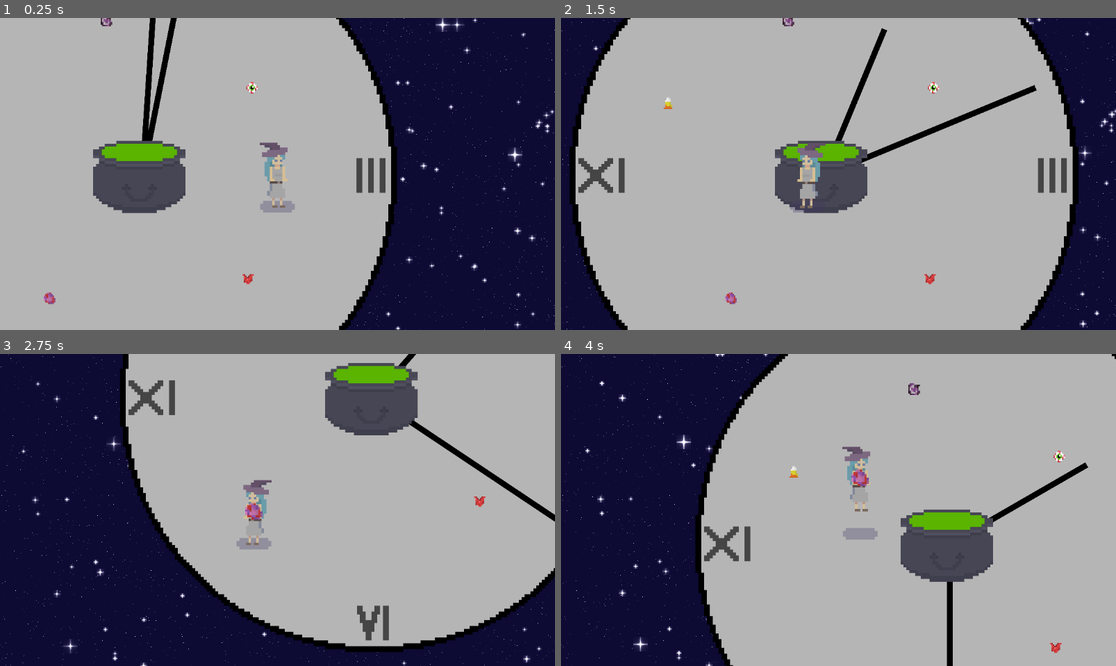
Above: before the commit, frames 1-4 (two rows, left to right).
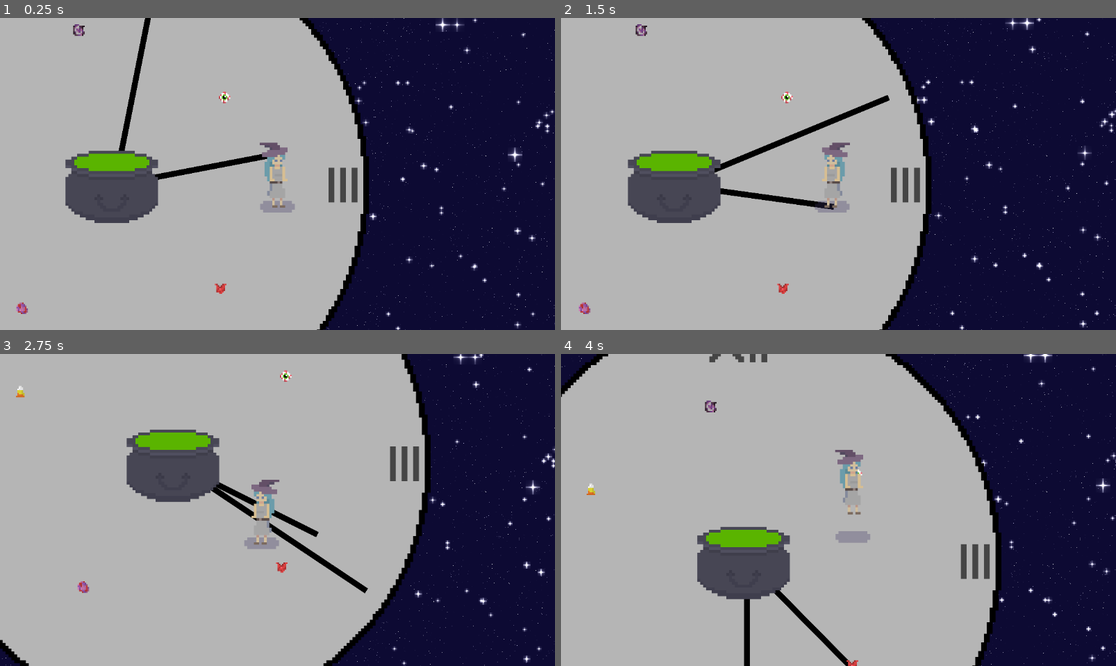
Above: after the commit, the same moments.

Repository: arrowira/miniJam189
Game: Godot game, scene res://Scenes/main.tscn
Same seed, same stepped clock (60 frames per second), same inputs: the game is played once before the commit and once after it.
Inputs:
- Up to frame 1 (0.25 s): no input
- Up to frame 2 (1.5 s): hold A (right) 0.53-1.28 s; tap Space (jump) at 0.6, 0.77, 1.07, 1.35 s; hold S (down) from 1.28 s (still down)
- Up to frame 3 (2.75 s): tap Space (jump) at 1.52, 1.82, 2.1 s; release S (down) at 2.03 s; hold A (right) from 2.03 s (still down)
- Up to frame 4 (4 s): release A (right) at 2.78 s; hold W (up) 2.78-3.53 s; tap Space (jump) at 2.85, 3.02, 3.32, 3.6, 3.77 s; hold D (left) from 3.53 s (still down)

The runs differ from the first frame. In frame 1, 12% of the frame differs, in the area x 2-72%, y 0-100%; in frame 2, 43%; in frame 3, 65%, in the area x 0-100%, y 0-100%; in frame 4, 63%.

Commit message:
slipping

Diff:
--- a/minijam189/Scenes/Cauldron.tscn
+++ b/minijam189/Scenes/Cauldron.tscn
@@ -22,19 +22,19 @@
 position = Vector2(0, 68.25)
 shape = SubResource("RectangleShape2D_6ksj4")
 
-[node name="Area2D" type="Area2D" parent="."]
+[node name="cauldronArea" type="Area2D" parent="."]
 script = ExtResource("1_j0e8q")
 
-[node name="soupTexture" type="Polygon2D" parent="Area2D"]
+[node name="soupTexture" type="Polygon2D" parent="cauldronArea"]
 position = Vector2(-89, -96)
 scale = Vector2(354, 166)
 color = Color(0.354165, 0.707073, 0, 1)
 texture = SubResource("CanvasTexture_7r5qq")
 polygon = PackedVector2Array(-0.259887, -0.506024, 0.844633, -0.506024, 1.08192, -0.162651, 0.90678, 0.325301, -0.149717, 0.373494, -0.542373, -0.00602406, -0.480226, -0.319277, -0.403955, -0.415663)
 
-[node name="Sprite2D" type="Sprite2D" parent="Area2D"]
+[node name="Sprite2D" type="Sprite2D" parent="cauldronArea"]
 texture = ExtResource("1_rw2sa")
 
-[node name="CollisionShape2D" type="CollisionShape2D" parent="Area2D"]
+[node name="CollisionShape2D" type="CollisionShape2D" parent="cauldronArea"]
 position = Vector2(18.5, 104)
 shape = SubResource("RectangleShape2D_ing50")
--- a/minijam189/Scenes/clock.tscn
+++ b/minijam189/Scenes/clock.tscn
@@ -17,6 +17,7 @@
 texture = ExtResource("1_vav08")
 
 [node name="littleHand" type="Node2D" parent="."]
+rotation = 1.31598
 script = ExtResource("3_0b6dg")
 handSpeed = 0.25
 
@@ -24,9 +25,9 @@
 position = Vector2(0, -794)
 texture = ExtResource("3_ufrr4")
 
-[node name="Area2D" type="Area2D" parent="littleHand"]
+[node name="littleHand" type="Area2D" parent="littleHand"]
 
-[node name="CollisionShape2D" type="CollisionShape2D" parent="littleHand/Area2D"]
+[node name="CollisionShape2D" type="CollisionShape2D" parent="littleHand/littleHand"]
 position = Vector2(1, -531)
 shape = SubResource("RectangleShape2D_y78oi")
 
@@ -38,8 +39,8 @@
 position = Vector2(0, -784)
 texture = ExtResource("4_whh6e")
 
-[node name="Area2D" type="Area2D" parent="bigHand"]
+[node name="bigHand" type="Area2D" parent="bigHand"]
 
-[node name="CollisionShape2D" type="CollisionShape2D" parent="bigHand/Area2D"]
+[node name="CollisionShape2D" type="CollisionShape2D" parent="bigHand/bigHand"]
 position = Vector2(0.5, -788)
 shape = SubResource("RectangleShape2D_ctcm2")
--- a/minijam189/Scenes/main.tscn
+++ b/minijam189/Scenes/main.tscn
@@ -20,7 +20,7 @@
 z_index = -1
 
 [node name="player" parent="." instance=ExtResource("2_ee1yk")]
-position = Vector2(934, -9)
+position = Vector2(1126, -77)
 
 [node name="Cauldron" parent="." instance=ExtResource("3_8guol")]
 position = Vector2(-21, -38)
--- a/minijam189/Scenes/player.tscn
+++ b/minijam189/Scenes/player.tscn
@@ -49,6 +49,18 @@
 "update": 0,
 "values": [0.0]
 }
+tracks/1/type = "value"
+tracks/1/imported = false
+tracks/1/enabled = true
+tracks/1/path = NodePath("Sprite2D:position")
+tracks/1/interp = 1
+tracks/1/loop_wrap = true
+tracks/1/keys = {
+"times": PackedFloat32Array(0),
+"transitions": PackedFloat32Array(1),
+"update": 0,
+"values": [Vector2(-1, 0)]
+}
 
 [sub_resource type="Animation" id="Animation_5l0sw"]
 resource_name = "jump"
@@ -92,6 +104,33 @@
 "transitions": PackedFloat32Array(1, 1, 1, 1),
 "update": 0,
 "values": [0.0, 0.326377, -0.326377, 0.0]
+}
+
+[sub_resource type="Animation" id="Animation_jt7xm"]
+resource_name = "slip"
+tracks/0/type = "value"
+tracks/0/imported = false
+tracks/0/enabled = true
+tracks/0/path = NodePath("Sprite2D:rotation")
+tracks/0/interp = 1
+tracks/0/loop_wrap = true
+tracks/0/keys = {
+"times": PackedFloat32Array(0, 0.5),
+"transitions": PackedFloat32Array(0.31864, 0.707106),
+"update": 0,
+"values": [0.0, -1.5708]
+}
+tracks/1/type = "value"
+tracks/1/imported = false
+tracks/1/enabled = true
+tracks/1/path = NodePath("Sprite2D:position")
+tracks/1/interp = 1
+tracks/1/loop_wrap = true
+tracks/1/keys = {
+"times": PackedFloat32Array(0, 0.5),
+"transitions": PackedFloat32Array(0.420448, 61.82),
+"update": 0,
+"values": [Vector2(-1, 0), Vector2(-1, 152)]
 }
 
 [sub_resource type="AnimationLibrary" id="AnimationLibrary_xbr2r"]
@@ -99,8 +138,24 @@
 "RESET": SubResource("Animation_1bbbk"),
 "idle": SubResource("Animation_nwmyq"),
 "jump": SubResource("Animation_5l0sw"),
+"slip": SubResource("Animation_jt7xm"),
 "walk": SubResource("Animation_du7r7")
 }
+
+[sub_resource type="GDScript" id="GDScript_iombi"]
+script/source = "extends Area2D
+
+
+# Called when the node enters the scene tree for the first time.
+func _ready() -> void:
+	pass # Replace with function body.
+func _on_body_entered(body):
+	print(body.name)
+
+# Called every frame. 'delta' is the elapsed time since the previous frame.
+func _process(delta: float) -> void:
+	pass
+"
 
 [sub_resource type="RectangleShape2D" id="RectangleShape2D_13k1w"]
 size = Vector2(347, 193)
@@ -139,13 +194,20 @@
 "": SubResource("AnimationLibrary_xbr2r")
 }
 
+[node name="playerArea" type="Area2D" parent="Player"]
+scale = Vector2(0.52676, 0.507365)
+script = SubResource("GDScript_iombi")
+
+[node name="CollisionShape2D" type="CollisionShape2D" parent="Player/playerArea"]
+position = Vector2(-8.5, -15.5)
+shape = SubResource("RectangleShape2D_13k1w")
+
 [node name="InventoryManager" type="Node" parent="Player"]
 script = ExtResource("4_keevx")
 
-[node name="playerArea" type="Area2D" parent="Player/InventoryManager"]
-
-[node name="CollisionShape2D" type="CollisionShape2D" parent="Player/InventoryManager/playerArea"]
-position = Vector2(-8.5, -15.5)
-shape = SubResource("RectangleShape2D_13k1w")
+[node name="slipTimer" type="Timer" parent="Player"]
+one_shot = true
 
 [connection signal="timeout" from="Player/jumpTimer" to="Player" method="_on_jump_timer_timeout"]
+[connection signal="area_entered" from="Player/playerArea" to="Player" method="_on_player_area_area_entered"]
+[connection signal="timeout" from="Player/slipTimer" to="Player" method="_on_slip_timer_timeout"]
--- a/minijam189/Scripts/playerMovement.gd
+++ b/minijam189/Scripts/playerMovement.gd
@@ -1,19 +1,18 @@
 extends CharacterBody2D
 
-
+var defaultSpeed = 800.0
 var SPEED = 800.0
 const JUMP_VELOCITY = -400.0
 var jumping = false
 var input_direction = Vector2.ZERO
-func _on_body_entered(body):
-	print(body.name)
+var slipping = false
 func _physics_process(delta: float) -> void:
 	if velocity.x<0:
 		$Sprite2D.flip_h = true
 	else:
 		$Sprite2D.flip_h = false
 	velocity = input_direction * SPEED
-	if !jumping:
+	if !jumping and !slipping:
 		if velocity.length() > 0.1:
 			$anim.play("walk")
 		else:
@@ -27,12 +26,26 @@
 	else:
 		if !jumping:
 			input_direction = Input.get_vector("right","left", "up", "down")
-	if jumping == true:
-		get_node("FeetCollider").disabled = true
-	else:
-		get_node("FeetCollider").disabled = false
 
 
 func _on_jump_timer_timeout() -> void:
 	SPEED/=1.5
 	jumping = false
+
+
+
+
+func _on_player_area_area_entered(area: Area2D) -> void:
+	if area.name == "bigHand" and !jumping or area.name == "littleHand" and !jumping:
+		SPEED = 0
+
+		slipping = true
+		$anim.play("slip")
+		$slipTimer.start()
+
+
+
+func _on_slip_timer_timeout() -> void:
+	slipping = false
+	SPEED = defaultSpeed
+	$anim.play("idle")
Not shown: 1 places in minijam189/Scenes/player.tscn that only renumber resources
